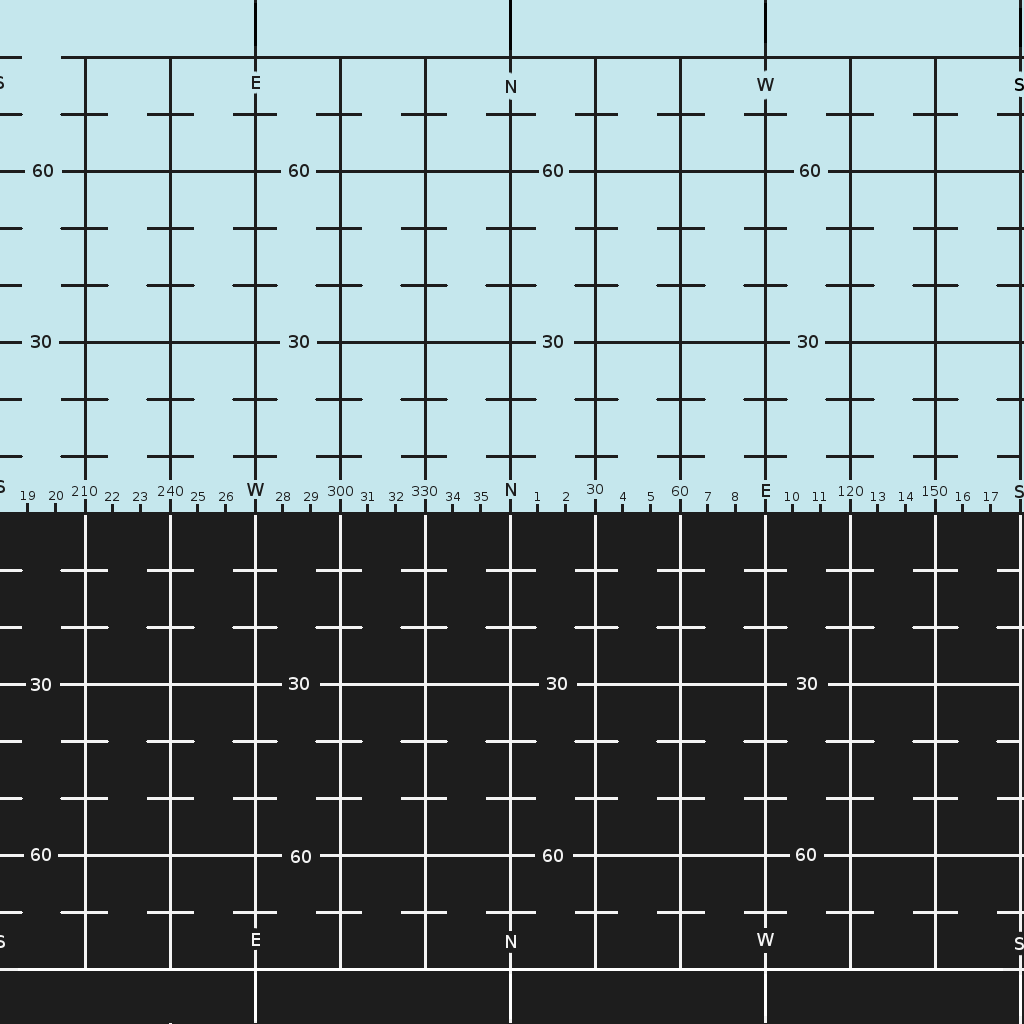
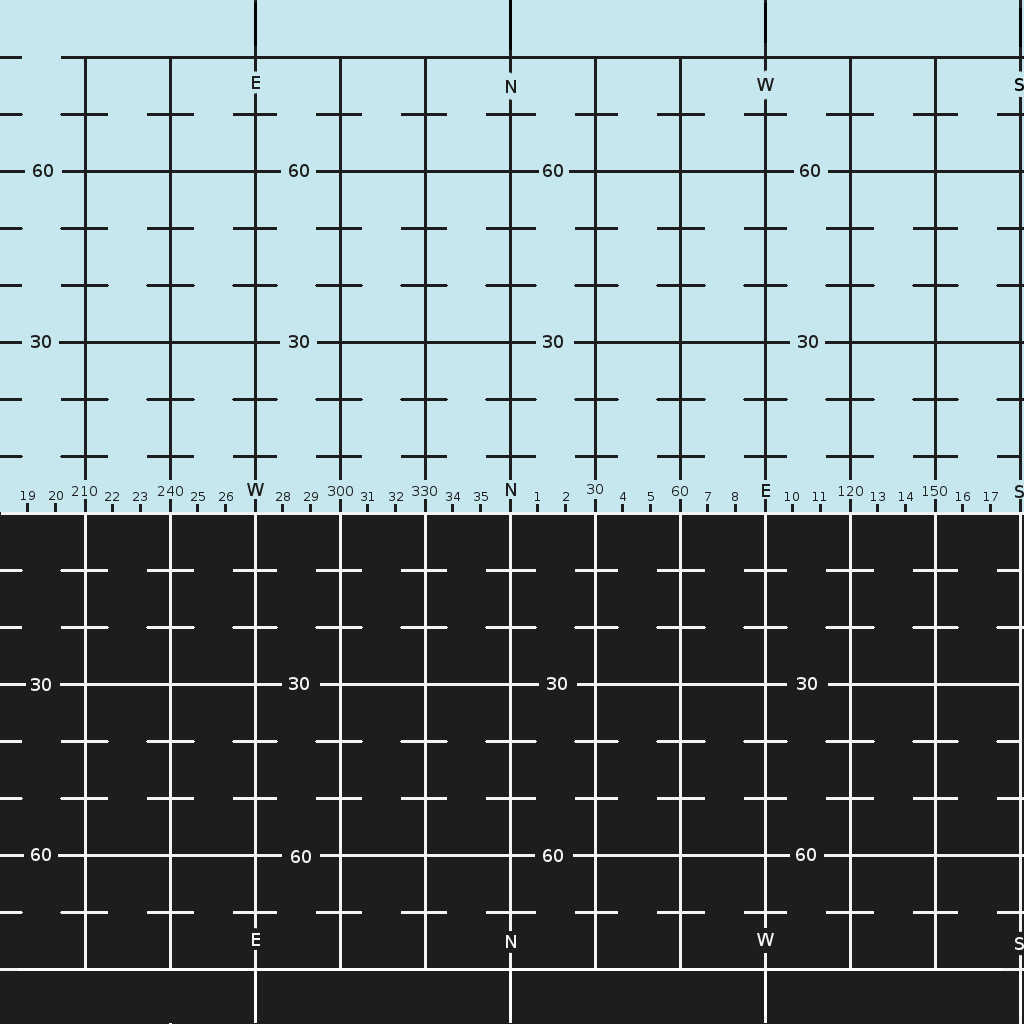
The second 1024 x 1024 image is a revision of the first. Changes to its layers:
removed layer "S#1" over 0, 480, 5, 493
removed layer "S#2" over 0, 76, 4, 89
removed layer "S#3" over 0, 935, 5, 948
painted on "Lines" over 1, 512, 1024, 515
